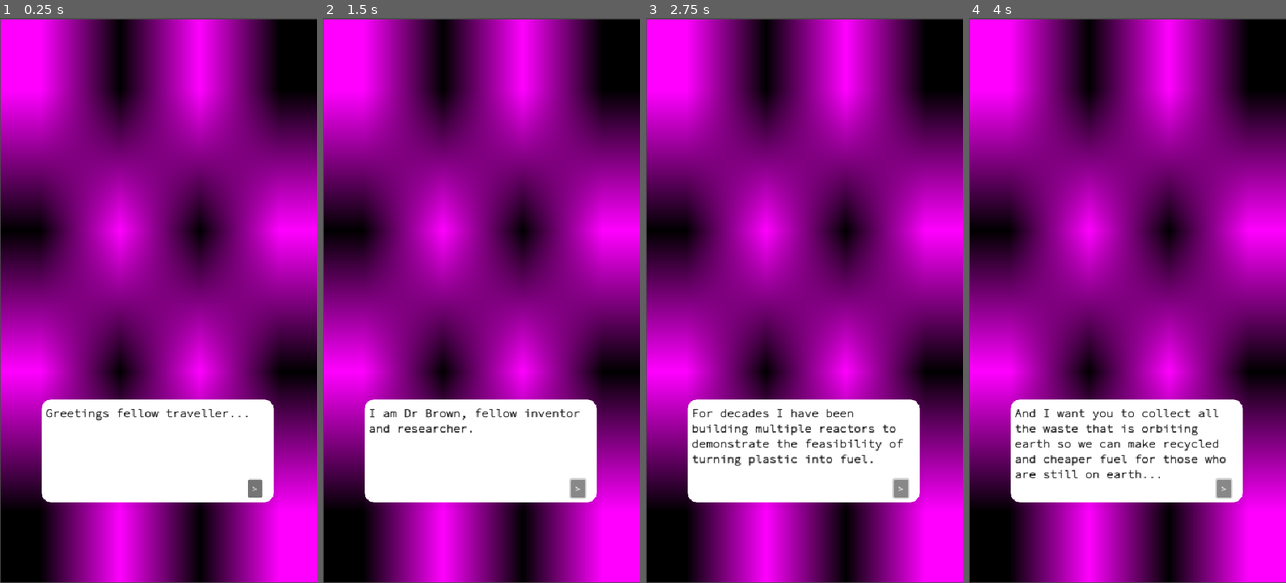
Above: before the commit, frames 1-4 (left to right).
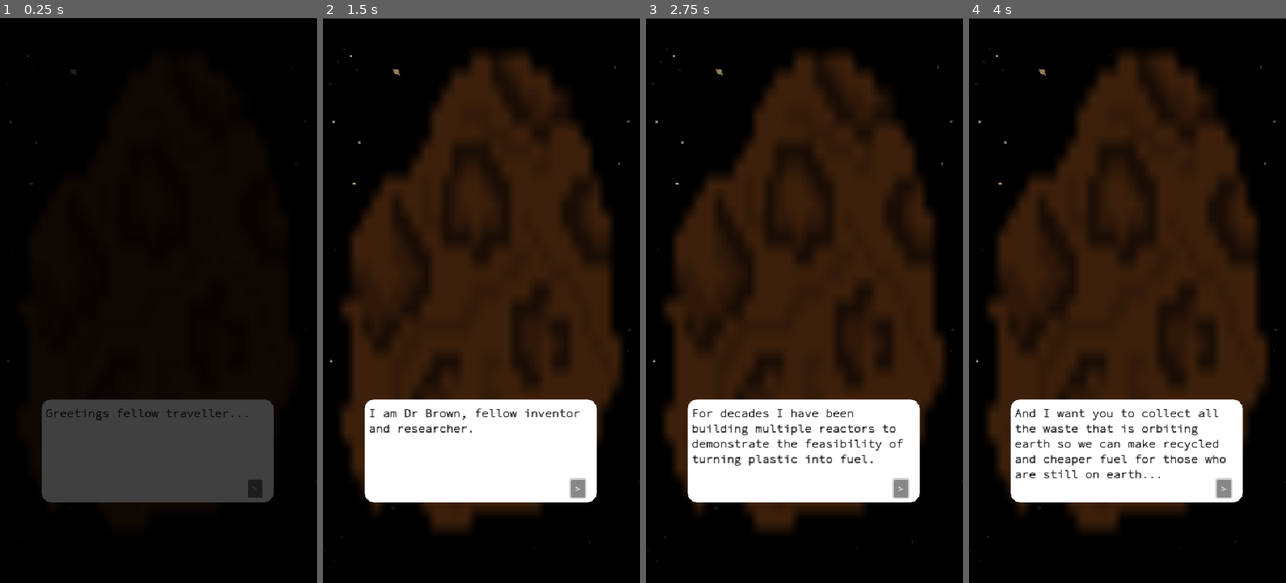
Above: after the commit, the same moments.

Repository: patsygibson/the_space_waste_game
Game: Godot game, scene res://scenes/locations/intro_scene.tscn
Same seed, same stepped clock (60 frames per second), same inputs: the game is played once before the commit and once after it.
Inputs:
- Up to frame 1 (0.25 s): no input
- Up to frame 2 (1.5 s): click ">" at 0.5 s; tap Enter at 1.25 s; hold Right (move_right) from 1.28 s (still down); tap W (shield_activation) at 1.35 s
- Up to frame 3 (2.75 s): tap R (reset) at 2 s; release Right (move_right) at 2.03 s; hold Down (move_down) from 2.03 s (still down); tap Space (shoot) at 2.1 s
- Up to frame 4 (4 s): tap R (reset) at 2.75, 3.5 s; release Down (move_down) at 2.78 s; hold Right (move_right) 2.78-3.53 s; tap W (shield_activation) at 2.85 s; hold Up (move_up) from 3.53 s (still down); tap Space (shoot) at 3.6 s

The runs differ from the first frame. In frame 1, 93% of the frame differs, in the area x 0-100%, y 0-100%; in frame 2, 80%; in frame 3, 80%; in frame 4, 80%.

Commit message:
fixed issues with intro scene + added game

Diff:
--- /dev/null
+++ b/scenes/locations/game.tscn
@@ -0,0 +1,6 @@
+[gd_scene format=3 uid="uid://bpojtaacbbmcx"]
+
+[ext_resource type="Script" uid="uid://d1wy42alghchl" path="res://scripts/locations/game.gd" id="1_2y0tv"]
+
+[node name="Game" type="Node2D" unique_id=1073175128]
+script = ExtResource("1_2y0tv")
--- a/scenes/locations/intro_scene.tscn
+++ b/scenes/locations/intro_scene.tscn
@@ -4,6 +4,16 @@
 [ext_resource type="FontFile" uid="uid://cvqf2pdgvvu5j" path="res://assets/SourceCodePro-VariableFont_wght.ttf" id="1_gbg58"]
 [ext_resource type="PackedScene" uid="uid://kxseiucmbrmw" path="res://scenes/animation/fade_transition.tscn" id="2_l3u2p"]
 [ext_resource type="Texture2D" uid="uid://yxwnm5h5m2ce" path="res://assets/background.png" id="3_gqxpw"]
+[ext_resource type="Texture2D" uid="uid://bgortyss22lwg" path="res://assets/bigbrown.png" id="3_i1vmk"]
+[ext_resource type="Texture2D" uid="uid://blt5qqsdrbfk7" path="res://assets/binbag.png" id="4_hw7bk"]
+
+[sub_resource type="StyleBoxFlat" id="StyleBoxFlat_ca82n"]
+bg_color = Color(1, 1, 1, 1)
+corner_radius_top_left = 16
+corner_radius_top_right = 16
+corner_radius_bottom_right = 16
+corner_radius_bottom_left = 16
+corner_detail = 4
 
 [sub_resource type="Animation" id="Animation_i1vmk"]
 resource_name = "Fade_in"
@@ -57,45 +67,31 @@
 &"RESET": SubResource("Animation_78j1t")
 }
 
-[sub_resource type="PlaceholderTexture2D" id="PlaceholderTexture2D_km2l0"]
-
-[sub_resource type="StyleBoxFlat" id="StyleBoxFlat_ca82n"]
-bg_color = Color(1, 1, 1, 1)
-corner_radius_top_left = 16
-corner_radius_top_right = 16
-corner_radius_bottom_right = 16
-corner_radius_bottom_left = 16
-corner_detail = 4
-
 [node name="Intro Scene" type="Node2D" unique_id=806956093]
 script = ExtResource("1_8smk8")
 
 [node name="CanvasLayer" type="CanvasLayer" parent="." unique_id=246114297]
 
-[node name="Fade_transition2" parent="CanvasLayer" unique_id=709684755 instance=ExtResource("2_l3u2p")]
-visible = false
-color = Color(0, 0, 0, 0)
-
-[node name="AnimationPlayer2" type="AnimationPlayer" parent="CanvasLayer/Fade_transition2" unique_id=224102279]
-root_node = NodePath("../../..")
-libraries/ = SubResource("AnimationLibrary_0gpk1")
-
-[node name="Fade_timer" type="Timer" parent="CanvasLayer/Fade_transition2" unique_id=2117995129]
+[node name="BG" type="TextureRect" parent="CanvasLayer" unique_id=911944419]
+offset_top = 1.0
+offset_right = 540.0
+offset_bottom = 961.0
+texture = ExtResource("3_gqxpw")
 
 [node name="NPCIcon" type="TextureRect" parent="CanvasLayer" unique_id=1385483940]
-offset_left = 1.0
-offset_top = 3.0
-offset_right = 544.0
-offset_bottom = 959.0
-texture = SubResource("PlaceholderTexture2D_km2l0")
+visible = false
+offset_left = -2.0
+offset_top = 2.0
+offset_right = 541.0
+offset_bottom = 958.0
+texture = ExtResource("3_i1vmk")
 
 [node name="ColleagueIcon" type="TextureRect" parent="CanvasLayer" unique_id=806873157]
-visible = false
 offset_left = 1.0
-offset_top = 3.0
+offset_top = 4.0
 offset_right = 544.0
-offset_bottom = 959.0
-texture = ExtResource("3_gqxpw")
+offset_bottom = 960.0
+texture = ExtResource("4_hw7bk")
 
 [node name="DialogueBox" type="Panel" parent="CanvasLayer" unique_id=928087410]
 anchors_preset = -1
@@ -140,7 +136,34 @@
 offset_bottom = -8.0
 text = ">"
 
+[node name="NameInput" type="LineEdit" parent="CanvasLayer/DialogueBox" unique_id=2135594099]
+layout_mode = 0
+offset_left = 32.0
+offset_top = 120.0
+offset_right = 232.0
+offset_bottom = 151.0
+
+[node name="ConfirmButton" type="Button" parent="CanvasLayer/DialogueBox" unique_id=2118023999]
+layout_mode = 0
+offset_left = 245.0
+offset_top = 120.0
+offset_right = 320.0
+offset_bottom = 151.0
+text = "Confirm "
+
+[node name="Fade_transition2" parent="CanvasLayer" unique_id=709684755 instance=ExtResource("2_l3u2p")]
+visible = false
+mouse_filter = 2
+color = Color(0, 0, 0, 0)
+
+[node name="AnimationPlayer2" type="AnimationPlayer" parent="CanvasLayer/Fade_transition2" unique_id=224102279]
+root_node = NodePath("../../..")
+libraries/ = SubResource("AnimationLibrary_0gpk1")
+
+[node name="Fade_timer" type="Timer" parent="CanvasLayer/Fade_transition2" unique_id=2117995129]
+
 [node name="DialogueContainer" type="Node2D" parent="." unique_id=1357195945]
 
+[connection signal="pressed" from="CanvasLayer/DialogueBox/NextButton" to="." method="_on_next_button_pressed"]
+[connection signal="pressed" from="CanvasLayer/DialogueBox/ConfirmButton" to="." method="_on_confirm_button_pressed"]
 [connection signal="animation_finished" from="CanvasLayer/Fade_transition2/AnimationPlayer2" to="." method="_on_animation_player_2_animation_finished"]
-[connection signal="pressed" from="CanvasLayer/DialogueBox/NextButton" to="." method="_on_next_button_pressed"]
--- /dev/null
+++ b/scripts/locations/game.gd
@@ -0,0 +1,8 @@
+extends Node2D
+class_name Game
+#This is where I will make all of the different scenes run within a loop
+@export var current_scene: Node
+
+func change_scene(scene_path: String) -> void:
+	pass
+#Make order main menu, intro scene , main, etc...
--- a/scripts/locations/intro_scene.gd
+++ b/scripts/locations/intro_scene.gd
@@ -2,10 +2,13 @@
 
 @onready var dialogue_text: RichTextLabel = $CanvasLayer/DialogueBox/DialogueText
 @onready var next_button: Button = $CanvasLayer/DialogueBox/NextButton
+@onready var name_input: LineEdit = $CanvasLayer/DialogueBox/NameInput
+@onready var confirm_button: Button = $CanvasLayer/DialogueBox/ConfirmButton
 
 # Current dialogue index and section
 var current_index: int = 0
 var current_section: int = 0
+var player_name: String = ""
 
 # Dr Brown's dialogue
 var first_dialogue: Array[String] = [
@@ -19,17 +22,26 @@
 
 # Colleague's dialogue
 var colleague_dialogue: Array[String] = [
-"Hello! I'm another Scientist working alongside Dr Brown.",
+"Hello! I'm another Scientist working alongside Dr Brown. *smiles*",
 "Tell me, what's your name?"
 ]
 
 func _ready() -> void:
+	$CanvasLayer/Fade_transition2.show()
+	$CanvasLayer/Fade_transition2/Fade_timer.start()
+	$CanvasLayer/Fade_transition2/AnimationPlayer2.play("Fadou_out")
+
+	name_input.hide()
+	confirm_button.hide()
+	$CanvasLayer/NPCIcon.show()
+	$CanvasLayer/ColleagueIcon.hide()
 	show_dialogue(current_index)
 
 
 # Display the current dialogue line
 func show_dialogue(index: int) -> void:
 	var active_dialogue: Array[String]
+
 	if current_section == 0:
 		active_dialogue = first_dialogue
 	else:
@@ -38,16 +50,22 @@
 	if index >= 0 and index < active_dialogue.size():
 		dialogue_text.text = active_dialogue[index]
 
+	if current_section == 1 and index == 1:  #Show name input and confirm button
+		name_input.show()
+		confirm_button.show()
+
 
 # Called when the Next button is pressed
 func _on_next_button_pressed() -> void:
 	var active_dialogue: Array[String]
+
 	if current_section == 0:
 		active_dialogue = first_dialogue
 	else:
 		active_dialogue = colleague_dialogue
 
 	current_index += 1
+
 	if current_index < active_dialogue.size():
 		show_dialogue(current_index)
 	else:
@@ -66,11 +84,25 @@
 
 # Called when an animation finishes
 func _on_animation_player_2_animation_finished(anim_name: StringName) -> void:
-	if anim_name == "Fade in" and current_section == 0:
+	if anim_name == "Fade_in" and current_section == 0:
 		$CanvasLayer/NPCIcon.hide()
 		$CanvasLayer/ColleagueIcon.show()
+		current_section = 1
+		current_index = 0
+		show_dialogue(current_index)
+		$CanvasLayer/Fade_transition2/AnimationPlayer2.play("Fadou_out")
 
-	current_section = 1
-	current_index = 0
-	show_dialogue(current_index)
-	$CanvasLayer/Fade_transition2/AnimationPlayer2.play("Fadou_out")
+
+
+func _on_confirm_button_pressed() -> void:
+	player_name = name_input.text.strip_edges()
+
+	if player_name.is_empty():
+		dialogue_text.text = "Please enter your name first! *smiles*"
+		return
+
+	dialogue_text.text = "Nice to meet you, " + player_name + "! I will now peg you!"
+	name_input.hide()
+	confirm_button.hide()
+
+	print("Player name saved: ", player_name)
Not shown, added: scripts/locations/game.gd.uid
